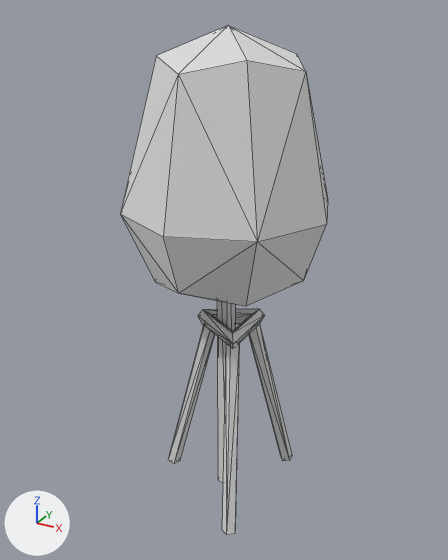
What one commit did to the glTF model public/models/tree-little.glb.
Both versions are drawn from a 50 mm camera at (1.49, -2.79, 2.75) aimed at (-0.03, -0.03, 1.37). Arrows for +X, +Y and +Z are at lower left; the lights stay in place. Mesh edges are drawn as thin lines. Where no turn or scale is listed for an object, it has been applied to the vertices.

In view in the first picture: 'tree-little'.
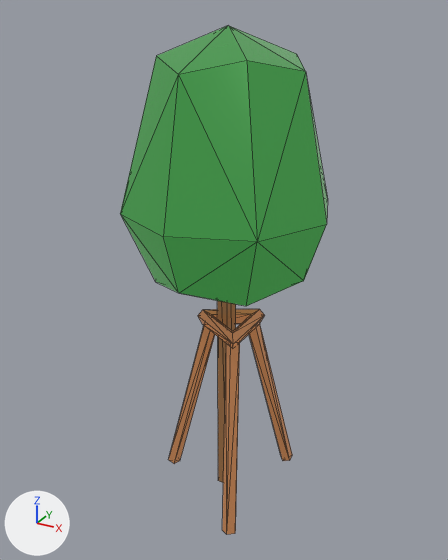
What the commit changed:
Picture 'base' (img_base) is new.
Material 'LOWPOLY-COLORS.001' (mat_lowpoly_colors_001) is new.
Uses the picture img_base.
me_tree_little has 81 vertices, 130 faces and spans x -0.56..0.55, y -0.59..0.52, z 0.0..2.67.
me_tree_little no longer uses material mat_lowpoly_colors (white #e7e7e7).
me_tree_little now uses material mat_lowpoly_colors_001.

Changed parts and their boxes (x1, y1, x2, y2) in the pictures (448 x 560 px):
'tree-little', recoloured (grey to green)
    both: (120, 26, 328, 534)
